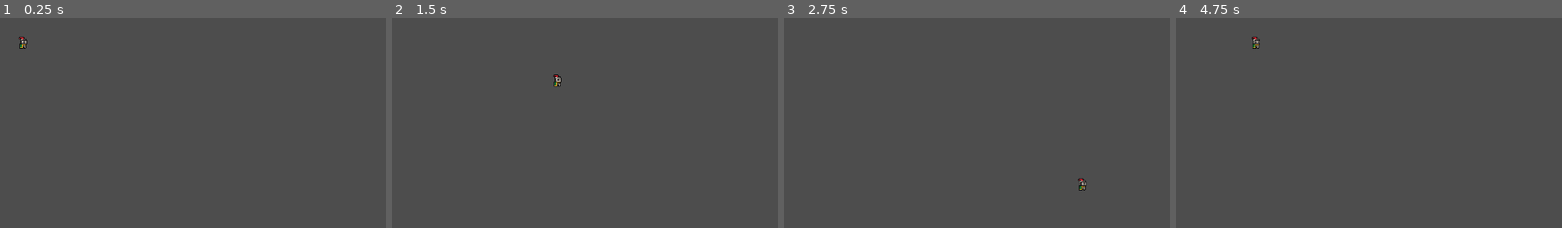
Above: before the commit, frames 1-4 (left to right).
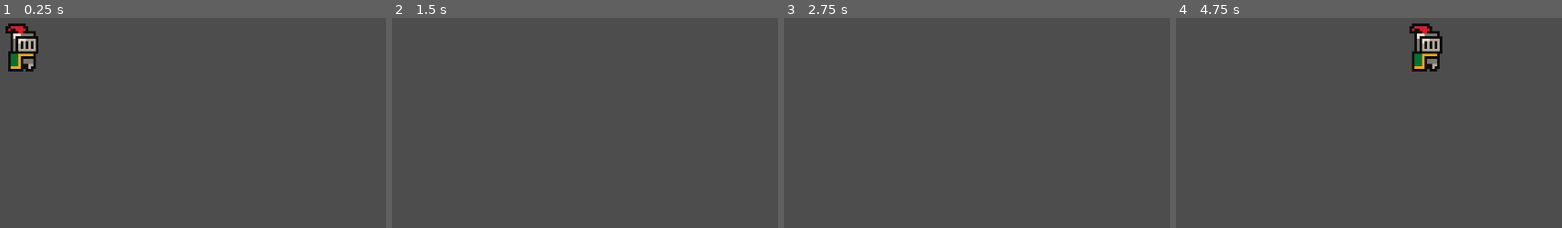
Above: after the commit, the same moments.

Repository: EllMoorby/WizardGame
Game: Godot game, scene res://Scenes/MainScene.tscn
The game is run twice, just before and just after one commit, with the same random seed, the same clock (stepped at 60 frames per second) and the same inputs.
Inputs (mouse positions are in pixels of both pictures, inside the frame that each line leads up to):
- Up to frame 1 (0.25 s): no input
- Up to frame 2 (1.5 s): tap Enter at 0.5 s; move the mouse to (577, 20) at 0.52 s; hold D (move_right) 0.53-1.28 s; move the mouse to (outside the picture) at 1.27 s; hold S (move_down) from 1.28 s (still down)
- Up to frame 3 (2.75 s): move the mouse to (outside the picture) at 2.02 s; release S (move_down) at 2.03 s; hold D (move_right) from 2.03 s (still down)
- Up to frame 4 (4.75 s): tap Space at 2.75 s; move the mouse to (outside the picture) at 2.77 s; release D (move_right) at 2.78 s; hold W (move_up) 2.78-3.53 s; move the mouse to (1419, 102) at 3.52 s; hold A (move_left) from 3.53 s (still down); tap Enter at 4.25 s; move the mouse to (outside the picture) at 4.27 s

The runs differ from the first frame. In frame 1, 1.5% of the frame differs, in the area x 1-10%, y 2-26%; in frame 2, less than 0.1%; in frame 3, less than 0.1%; in frame 4, 1.6%, in the area x 19-70%, y 2-26%.

Commit message:
started adding bolts

Diff:
--- /dev/null
+++ b/Scenes/Bolt.gd
@@ -0,0 +1,10 @@
+extends Area2D
+var speed:int = 200
+var dirVector:Vector2
+
+func _init(dir):
+	self.look_at(dir)
+	dirVector = (dir - self.global_position).normalized() * 300
+
+func _physics_process(delta):
+	self.global_position += dirVector * delta
--- /dev/null
+++ b/Scenes/Bolt.tscn
@@ -0,0 +1,16 @@
+[gd_scene load_steps=4 format=3 uid="uid://cqlssgt6togw3"]
+
+[ext_resource type="Script" path="res://Scenes/Bolt.gd" id="1_d4hgm"]
+[ext_resource type="Texture2D" uid="uid://bba2e8fvb80sp" path="res://icon.svg" id="1_ykp0d"]
+
+[sub_resource type="CapsuleShape2D" id="CapsuleShape2D_o56l8"]
+
+[node name="Bolt" type="Area2D"]
+script = ExtResource("1_d4hgm")
+
+[node name="Collider" type="CollisionShape2D" parent="."]
+shape = SubResource("CapsuleShape2D_o56l8")
+
+[node name="Sprite2D" type="Sprite2D" parent="."]
+scale = Vector2(0.171875, 0.171875)
+texture = ExtResource("1_ykp0d")
--- a/Scenes/MainScene.tscn
+++ b/Scenes/MainScene.tscn
@@ -7,5 +7,6 @@
 [node name="Player" parent="." instance=ExtResource("1_2ag36")]
 
 [node name="Camera2D" type="Camera2D" parent="."]
+zoom = Vector2(4, 4)
 
 [node name="Marker2D" type="Marker2D" parent="."]
--- /dev/null
+++ b/Scripts/Spell_Shapes/spell_shape_bolt.gd
@@ -0,0 +1,9 @@
+extends Shape
+
+class_name Bolt
+
+@onready var projectile = preload("res://Scenes/Bolt.tscn")
+
+func Use():
+	var activeProjectile = projectile.new()
+	parent.add_child(activeProjectile)
--- a/Scripts/Spell_Shapes/spell_shape_circle.gd
+++ b/Scripts/Spell_Shapes/spell_shape_circle.gd
@@ -4,8 +4,15 @@
 
 var collisionShape:CollisionShape2D
 
+func Start():
+	CreateCollider()
+
 func CreateCollider():
 	collisionShape = CollisionShape2D.new()
 	parent.add_child(collisionShape)
 	collisionShape.shape = CircleShape2D.new()
-	collisionShape.shape.set_radius(radius)
+	collisionShape.shape.set_radius(size)
+
+func Use():
+	#Deal Damage
+	pass
--- a/Scripts/Spell_Shapes/spell_shape_square.gd
+++ b/Scripts/Spell_Shapes/spell_shape_square.gd
@@ -4,8 +4,15 @@
 
 var collisionShape:CollisionShape2D
 
+func Start():
+	CreateCollider()
+
 func CreateCollider():
 	collisionShape = CollisionShape2D.new()
 	parent.add_child(collisionShape)
 	collisionShape.shape = RectangleShape2D.new()
-	collisionShape.shape.set_size(Vector2 (radius*2,radius*2))
+	collisionShape.shape.set_size(Vector2 (size*2,size*2))
+
+func Use():
+	#Deal Damage
+	pass
--- a/Scripts/player.gd
+++ b/Scripts/player.gd
@@ -38,6 +38,8 @@
 	#If not moving in x
 
 
+
+
 	if direction == Vector2.ZERO:
 		velocity = Vector2.ZERO
 	else:
--- a/Scripts/shape.gd
+++ b/Scripts/shape.gd
@@ -3,16 +3,18 @@
 class_name Shape
 
 var parent:Node2D
-var radius:int
+var size:int
 
-func _init(s_parent, s_radius):
+func _init(s_parent, s_size):
 	parent = s_parent
-	radius = s_radius
-	print("Radius ",radius)
-	CreateCollider()
+	size = s_size
+	Start()
 
-func CreateCollider():
+func Start():
 	pass
 
 func OnUse():
 	pass
+
+func CreateCollider():
+	pass
Renamed: spell_resource.gd -> Scripts/spell_resource.gd
